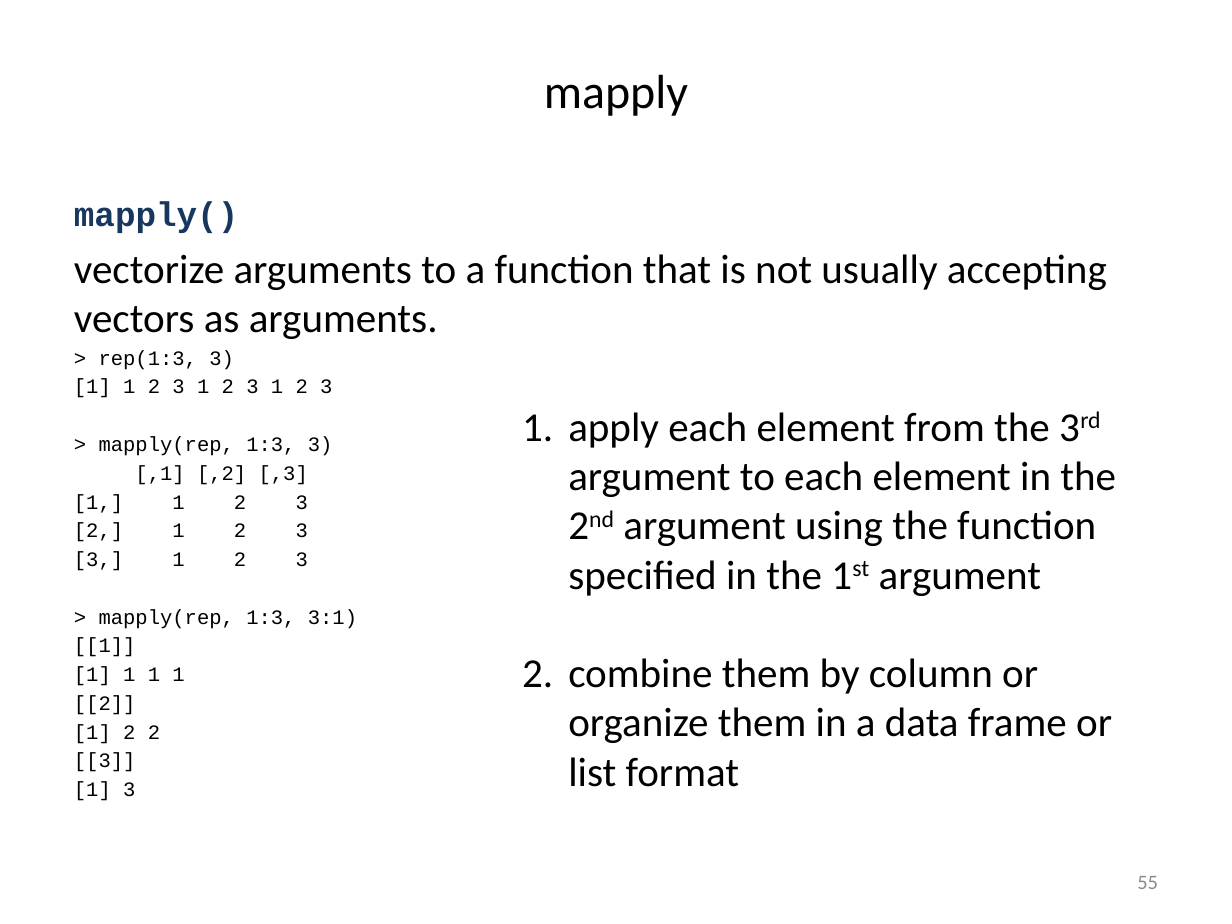
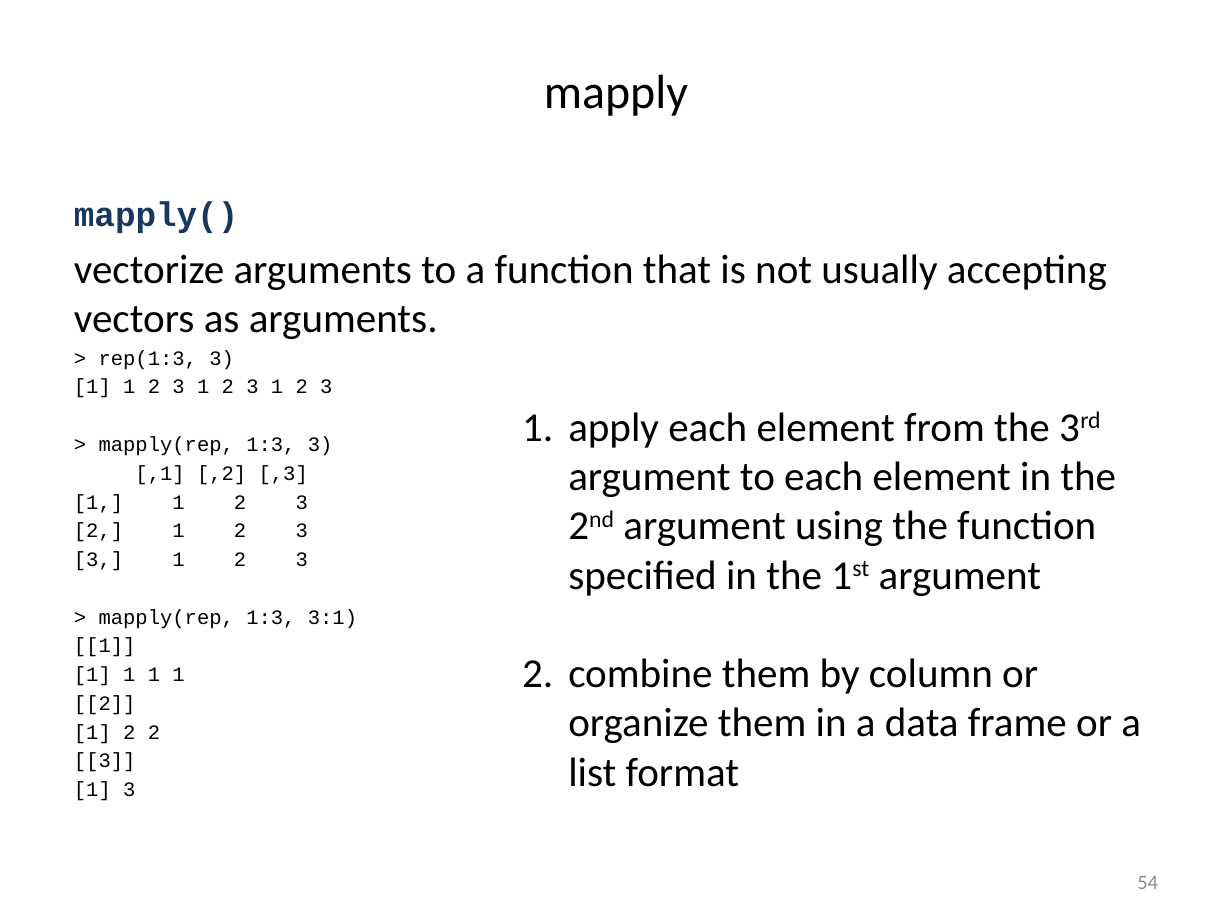
Before and after one commit to liu3zhenlab/teaching, a slide deck: slide 54 of PLPTH813Bioinformatis/2023/lectures/lecture04_R.pptx (slide 55 before the commit). Drawn at 1232x924 pixels with LibreOffice and Linux fonts; fonts in the diff are those of the drawing. Boxes give left, top, right and bottom in pixels: in the first picture for what was removed or moved away, otherwise in the second. Text is boxed around its words. In the diff, an @@ line names an element or a change of style, - is before the commit and + after.

```diff
--- a/PLPTH813Bioinformatis/2023/lectures/lecture04_R.pptx
+++ b/PLPTH813Bioinformatis/2023/lectures/lecture04_R.pptx
@@ text at [568, 658, 1141, 787]: text changed @@
-2. combine them by column or organize them in a data frame or list format
+2. combine them by column or organize them in a data frame or a list format
@@ page number at [1137, 876, 1158, 889]: text changed @@
-55
+54
```
Also in this commit, not shown: 3 other slides changed, 1 slide removed, 6 other files.
